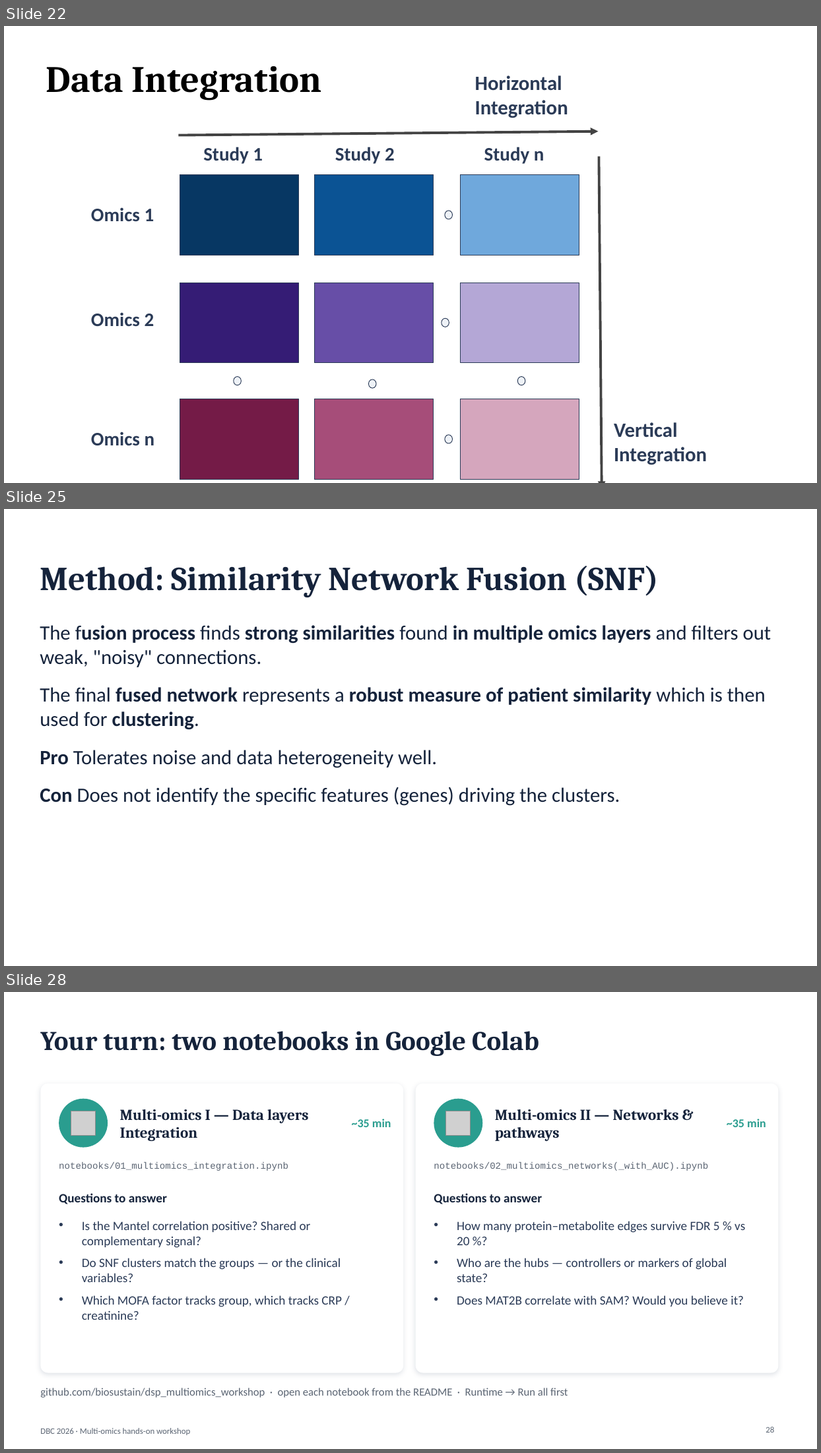
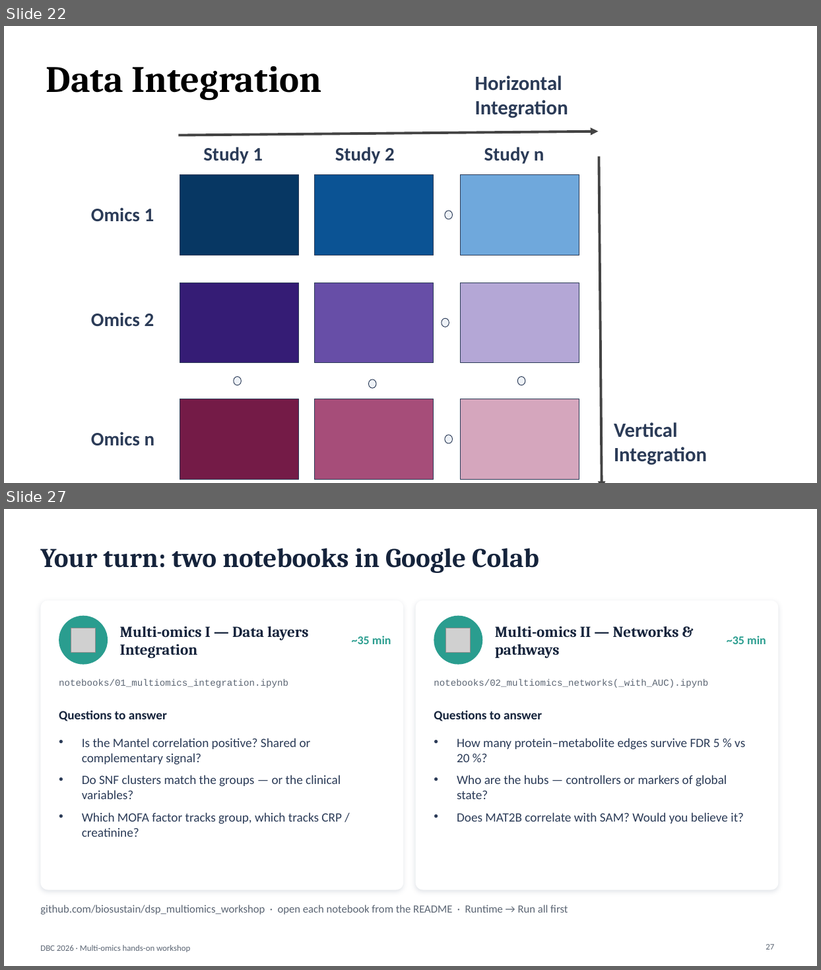
Before and after one commit to biosustain/dsp_multiomics_workshop, a slide deck: slides/01_workshop_introduction.pptx. Shown one above the other, each under a label of ours: slides 22, 25 and 28 before the commit, slides 22 and 27 after it; the slides between them are not shown. The pictures are 821x1453 and 821x970 pixels, drawn with LibreOffice and Linux fonts; fonts in the diff are those of the drawing; grey boxes stand for pictures. Boxes give left, top, right and bottom in pixels: in the first picture for what was removed or moved away, otherwise in the second. Text is boxed around its words. In the diff, an @@ line names an element or a change of style, - is before the commit and + after.

```diff
--- a/slides/01_workshop_introduction.pptx
+++ b/slides/01_workshop_introduction.pptx
@@ slide 25 removed at [4, 509, 817, 966], background #FFFFFF @@
@@ title removed at [40, 566, 659, 597] @@
-Method: Similarity Network Fusion (SNF)
@@ text removed at [40, 625, 772, 806] @@
-The fusion process finds strong similarities found in multiple omics layers and filters out weak, "noisy" connections.
-The final fused network represents a robust measure of patient similarity which is then used for clustering.
-Pro Tolerates noise and data heterogeneity well.
-Con Does not identify the specific features (genes) driving the clusters.
@@ what was slide 28 is now slide 27 @@
@@ page number at [766, 944, 774, 950]: text changed @@
-28
+27
```
Also in this commit, not shown: 10 slides changed.
